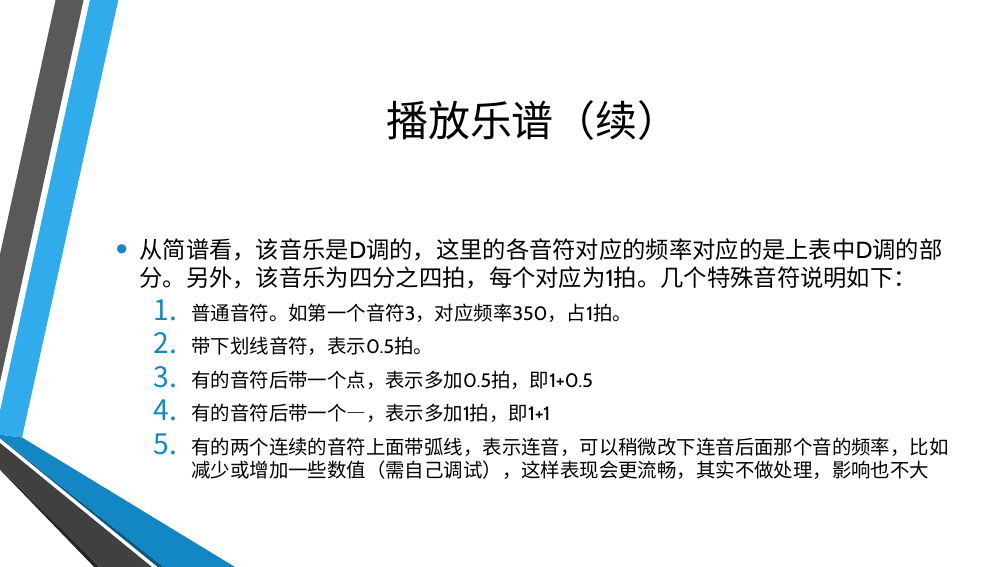
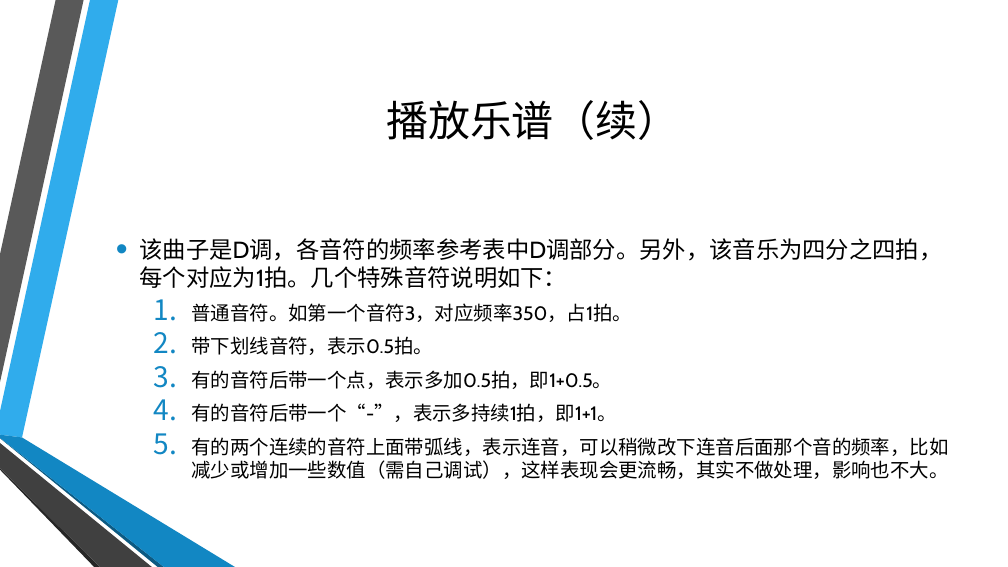
Before and after one commit to coco-hkk/arduino-courses, a slide deck: slide 21 of 3/3.pptx. Drawn at 1008x567 pixels with LibreOffice and Linux fonts; fonts in the diff are those of the drawing; background and template pictures are left out. Boxes give left, top, right and bottom in pixels: in the first picture for what was removed or moved away, otherwise in the second. Text is boxed around its words. In the diff, an @@ line names an element or a change of style, - is before the commit and + after.

```diff
--- a/3/3.pptx
+++ b/3/3.pptx
@@ text at box(139, 238, 942, 288): text changed @@
-• 从简谱看，该音乐是D调的，这里的各音符对应的频率对应的是上表中D调的部分。另外，该音乐为四分之四拍，每个对应为1拍。几个特殊音符说明如下：
+• 该曲子是D调，各音符的频率参考表中D调部分。另外，该音乐为四分之四拍，每个对应为1拍。几个特殊音符说明如下：
@@ text at box(191, 370, 948, 479): text changed @@
-  3. 有的音符后带一个点，表示多加0.5拍，即1+0.5
-  4. 有的音符后带一个—，表示多加1拍，即1+1
-  5. 有的两个连续的音符上面带弧线，表示连音，可以稍微改下连音后面那个音的频率，比如减少或增加一些数值（需自己调试），这样表现会更流畅，其实不做处理，影响也不大
+  3. 有的音符后带一个点，表示多加0.5拍，即1+0.5。
+  4. 有的音符后带一个“-”，表示多持续1拍，即1+1。
+  5. 有的两个连续的音符上面带弧线，表示连音，可以稍微改下连音后面那个音的频率，比如减少或增加一些数值（需自己调试），这样表现会更流畅，其实不做处理，影响也不大。
```
Also in this commit, not shown: 11 other slides changed, 2 other files.
